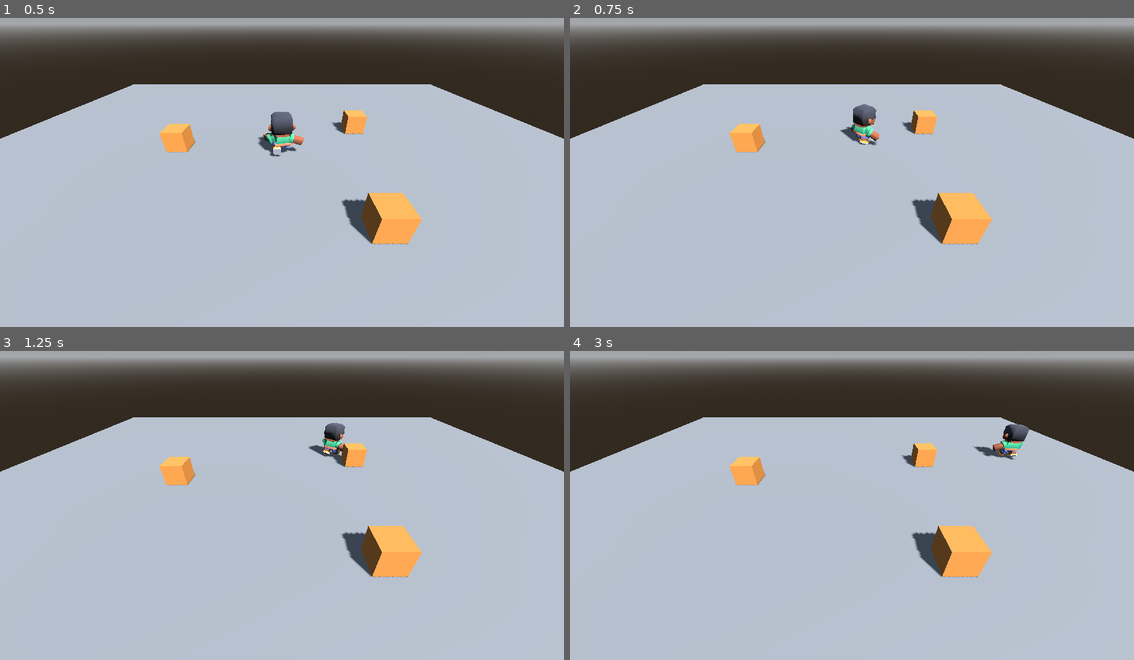
Above: before the commit, frames 1-4 (two rows, left to right).
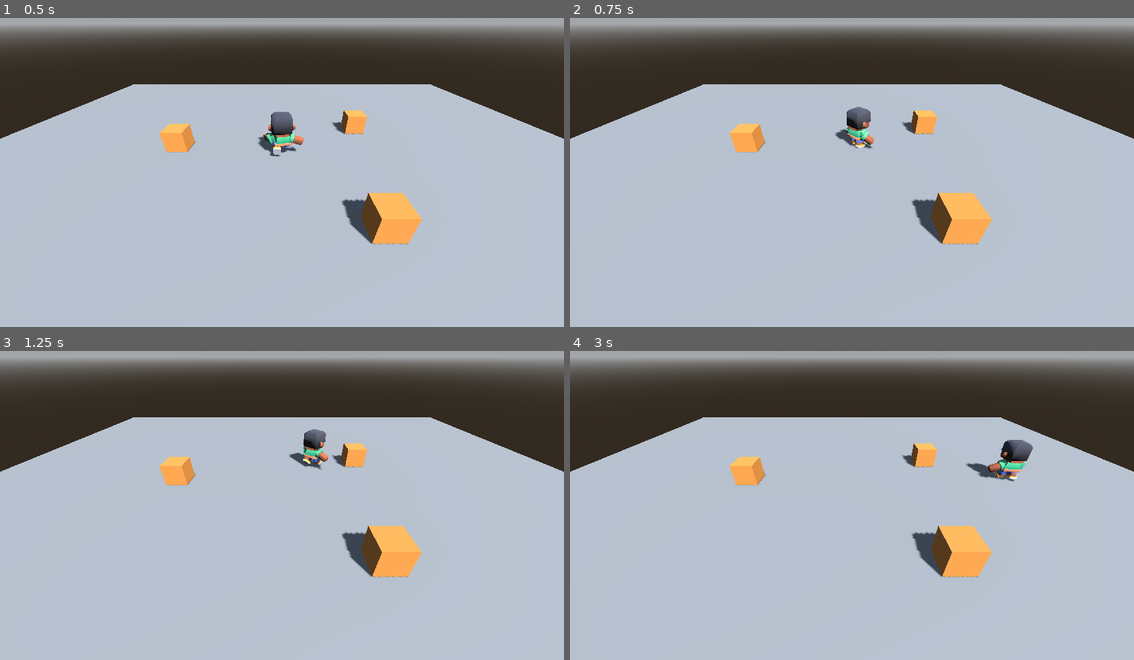
Above: after the commit, the same moments.

Repository: JuanfeR4m/InThePolice
Game: Godot game, scene res://main.tscn
The game is run twice, just before and just after one commit, with the same random seed, the same clock (stepped at 60 frames per second) and the same inputs.
Inputs:
- Up to frame 1 (0.5 s): no input
- Up to frame 2 (0.75 s): hold D (move_right) from 0.53 s (still down); tap F (fuerza) at 0.6 s
- Up to frame 3 (1.25 s): keep holding D (move_right); tap Ctrl (rodar) at 0.8 s
- Up to frame 4 (3 s): release D (move_right) at 1.28 s; hold S (move_down) 1.28-2.03 s; tap Ctrl (rodar) at 1.35, 2.3 s; tap F (fuerza) at 1.55, 2.85 s; hold D (move_right) 2.03-2.78 s; hold Shift (correr) 2.03-2.78 s; hold W (move_up) from 2.78 s (still down)

Frame 1 is identical in both runs. In frame 2, 0.6% of the frame differs, in the area x 46-55%, y 27-43%; in frame 3, 0.8%; in frame 4, 1.1%, in the area x 70-83%, y 23-43%.

Commit message:
T7 N2 - Tarea B - estados con tiempo

Diff:
--- a/fuerza.gd
+++ b/fuerza.gd
@@ -1,10 +1,34 @@
 extends Node
 
-@export var tecla = "fuerza"
+enum Estado { LISTA, ACTIVA, RECARGA }
+
+@export var tecla = "rodar"
+@export var duracion = 0.3
+@export var recarga = 1.2
 @onready var pj = get_parent()
-var usos = 0
+
+var estado = Estado.LISTA
+var tiempo = 0.0
 
 func _physics_process(delta):
-	if Input.is_action_just_pressed(tecla):
-		usos += 1
-		print("empieza: ", tecla, " · uso número ", usos)
+	tiempo -= delta
+	match estado:
+		Estado.LISTA:
+			if Input.is_action_just_pressed(tecla):
+				empezar()
+		Estado.ACTIVA:
+			if tiempo <= 0.001: # 0.001 y no 0: restar 1/60 no da exacto
+				terminar()
+		Estado.RECARGA:
+			if tiempo <= 0.001:
+				estado = Estado.LISTA
+
+func empezar():
+	estado = Estado.ACTIVA
+	tiempo = duracion
+	print("empieza: ", tecla)
+
+func terminar():
+	estado = Estado.RECARGA
+	tiempo = recarga
+	print("termina: ", tecla)
--- a/main.tscn
+++ b/main.tscn
@@ -88,6 +88,7 @@
 script = ExtResource("1_pj")
 camara = NodePath("../Camera3D")
 prueba = 3
+accion_prueba = "rodar"
 
 [node name="CollisionShape3D" type="CollisionShape3D" parent="Personaje" unique_id=982192723]
 transform = Transform3D(1, 0, 0, 0, 1, 0, 0, 0, 1, 0, 0.875, 0)
